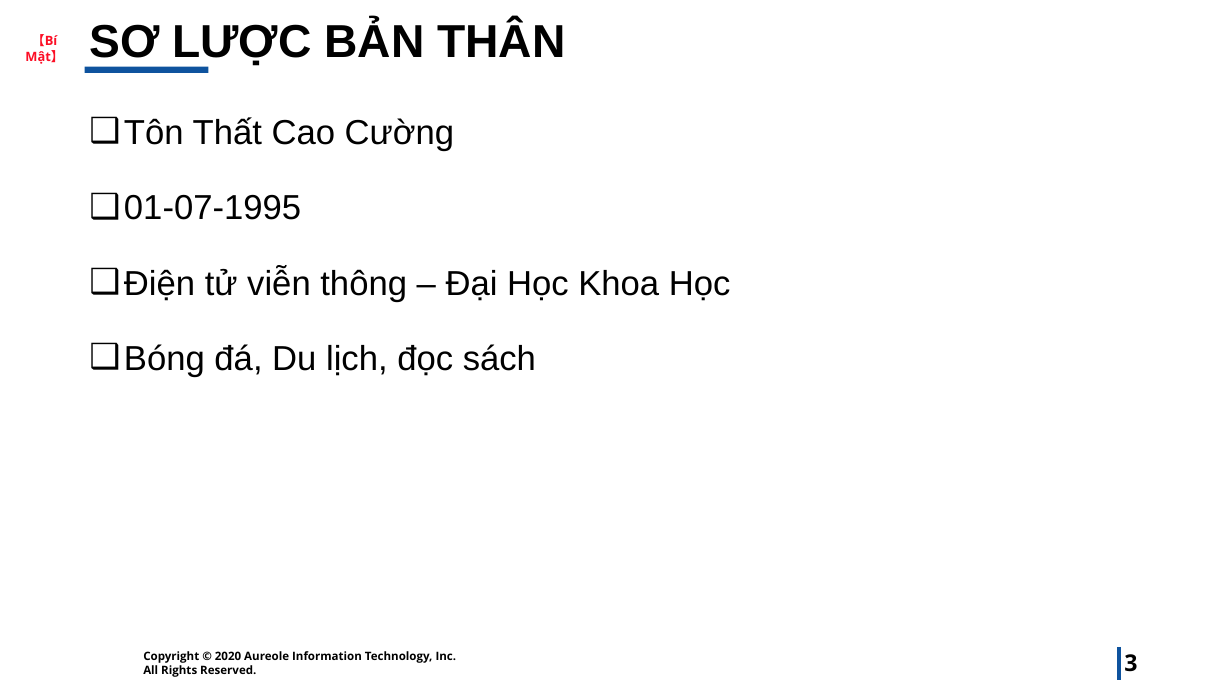
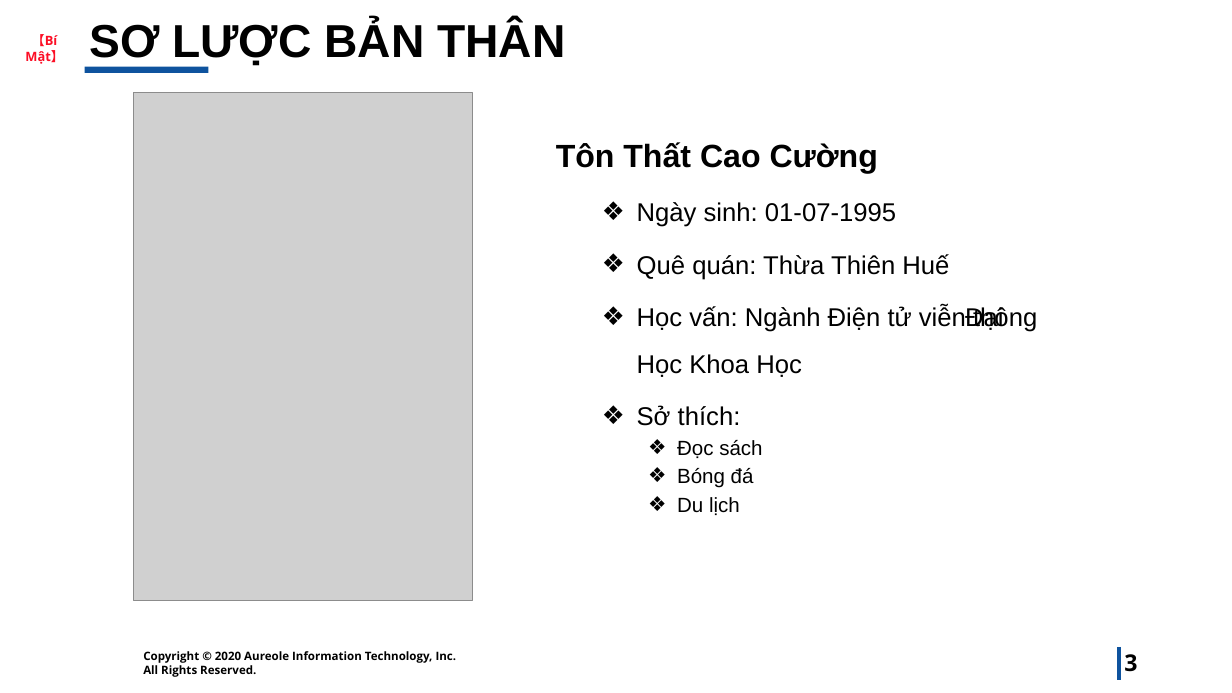
Before and after one commit to cuongdtvt/BOD1, a slide deck: slide 3 of cuongttc.pptx. Drawn at 1232x693 pixels with LibreOffice and Linux fonts; fonts in the diff are those of the drawing; grey boxes stand for pictures; background and template pictures are left out. Boxes give left, top, right and bottom in pixels: in the first picture for what was removed or moved away, otherwise in the second. Text is boxed around its words. In the diff, an @@ line names an element or a change of style, - is before the commit and + after.

```diff
--- a/cuongttc.pptx
+++ b/cuongttc.pptx
@@ picture added at (x1=134, y1=92, x2=472, y2=601) @@
@@ text "Tôn Thất Cao Cường" moved from (x1=124, y1=117, x2=731, y2=377) to (x1=556, y1=142, x2=1037, y2=515) @@
@@ text at (x1=556, y1=142, x2=878, y2=174): size 54 to 50 pt, bold on in "Tôn Thất Cao Cường"; bullet ❑ to none @@
@@ text at (x1=637, y1=202, x2=1037, y2=515): text changed; size 54 to 40 pt @@
-❑ 01-07-1995
-❑ Điện tử viễn thông – Đại Học Khoa Học
-❑ Bóng đá, Du lịch, đọc sách
+  ❖ Ngày sinh: 01-07-1995
+  ❖ Quê quán: Thừa Thiên Huế
+  ❖ Học vấn: Ngành Điện tử viễn thông Đại Học Khoa Học
+  ❖ Sở thích:
+    ❖ Đọc sách
+    ❖ Bóng đá
+    ❖ Du lịch
```
Also in this commit, not shown: 6 other slides changed, 3 slides added, 2 slides removed, 4 other files.
